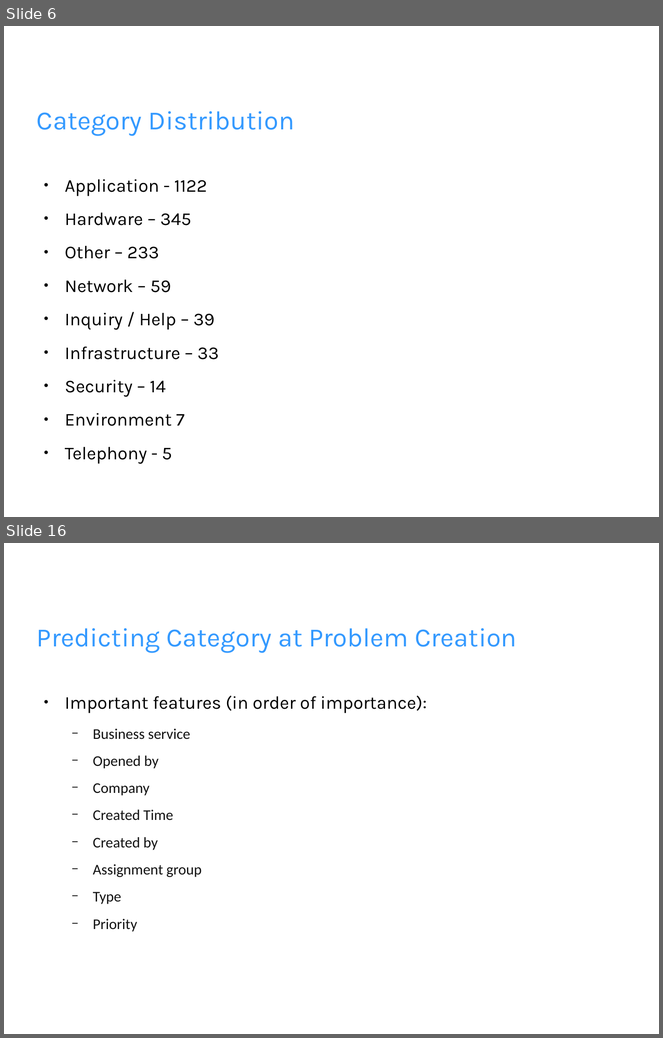
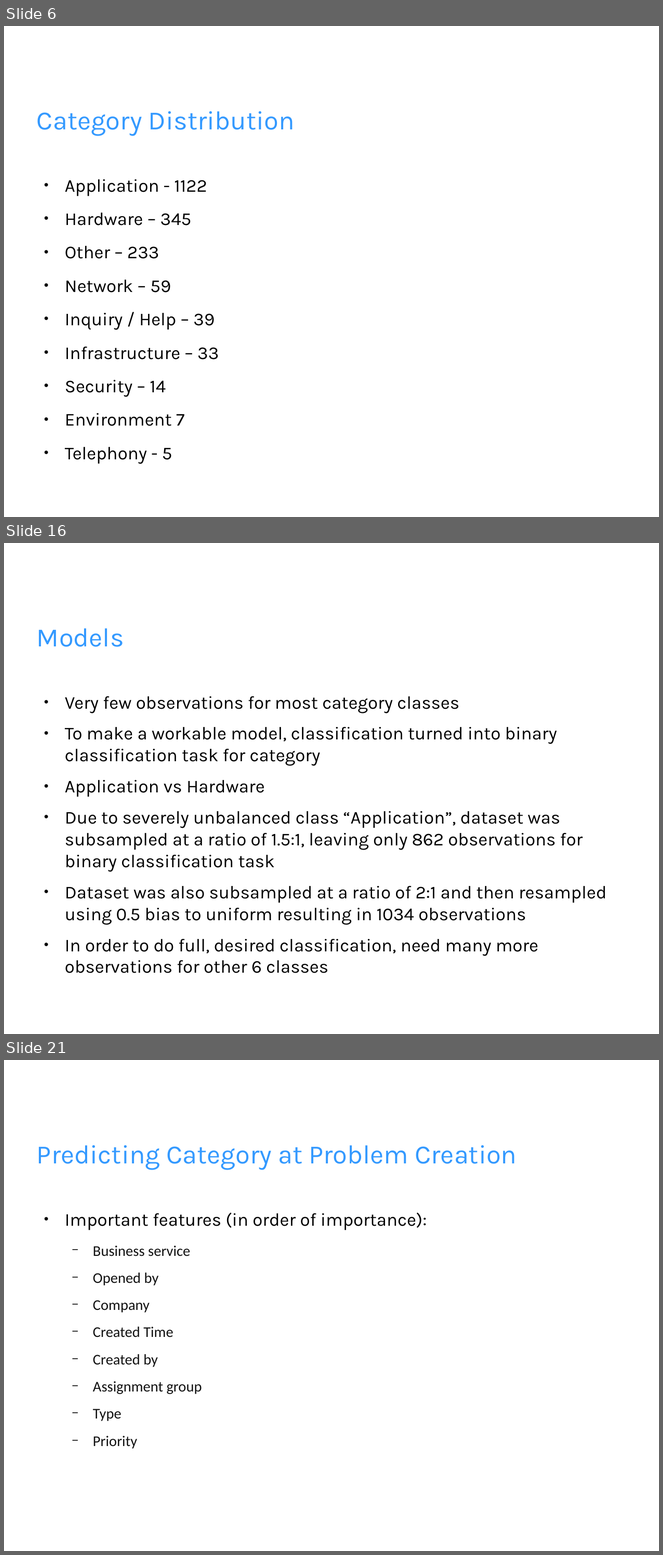
Before and after one commit to wjbrittonv/UMRFDataScience, a slide deck: MacClusteringProject/data_analysis.pptx. Shown one above the other, each under a label of ours: slides 6 and 16 before the commit, slides 6, 16 and 21 after it; the slides between them are not shown. The pictures are 663x1038 and 663x1555 pixels, drawn with LibreOffice and Linux fonts; fonts in the diff are those of the drawing; background and template pictures are left out. Boxes give left, top, right and bottom in pixels: in the first picture for what was removed or moved away, otherwise in the second. Text is boxed around its words. In the diff, an @@ line names an element or a change of style, - is before the commit and + after.

```diff
--- a/MacClusteringProject/data_analysis.pptx
+++ b/MacClusteringProject/data_analysis.pptx
@@ slide 16 added at (4, 543, 659, 1034), background picture (left out) @@
@@ text added at (37, 628, 124, 647), 32 pt, text #3399FF @@
+Models
@@ text added at (65, 696, 607, 974), 22 pt, text #000000 @@
+● Very few observations for most category classes
+● To make a workable model, classification turned into binary classification task for category
+● Application vs Hardware
+● Due to severely unbalanced class “Application”, dataset was subsampled at a ratio of 1.5:1, leaving only 862 observations for binary classification task
+● Dataset was also subsampled at a ratio of 2:1 and then resampled using 0.5 bias to uniform resulting in 1034 observations
+● In order to do full, desired classification, need many more observations for other 6 classes
@@ what was slide 16 is now slide 21 @@
```
Also in this commit, not shown: 2 slides changed, 11 other slides added, 11 slides removed, 13 other files.
